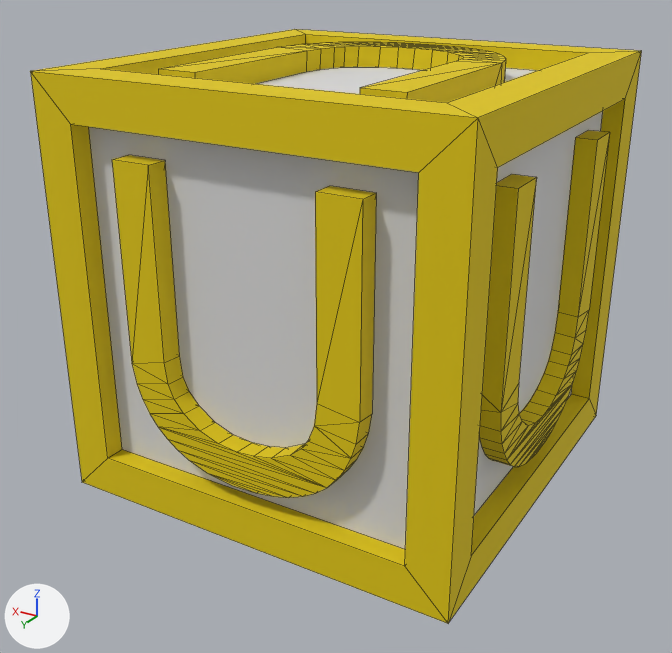
One commit to the FBX model Assets/Imports/Cubes/cube_U.fbx: the scene before it, then after it.
Camera for both pictures: a camera (50 mm lens) standing at (-2.13, 3.76, 1.55) and looking at (0.03, 0.15, -0.25). The lights are fixed; the arrows at lower left show +X, +Y and +Z. The first picture is the older version. Mesh edges are drawn as thin lines. Where no turn or scale is listed for an object, it has been applied to the vertices.

In view in the first picture: 'Cube', 'Text', 'Text.002', 'Text.004'.
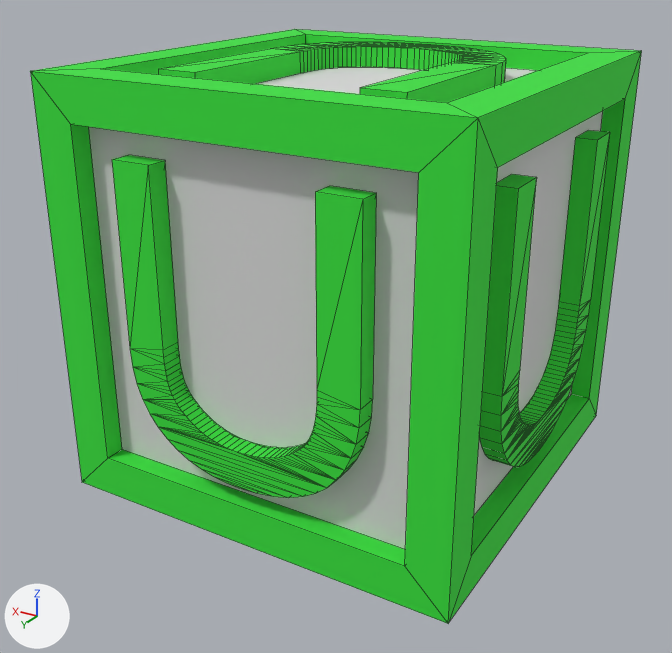
Changed parts and their boxes [x1, y1, x2, y2] in the pictures (672 x 653 px):
part 1 of me_text_003, reshaped: [480, 134, 610, 466] in both
part 2 of me_text_003, recoloured (yellow to green): [479, 130, 610, 467] in both
part 3 of me_text, reshaped: [165, 42, 506, 102] in both
part 4 of me_text, recoloured (yellow to green): [158, 42, 506, 99] in both
part 5 of me_text_005, reshaped: [112, 160, 376, 498] in both
part 6 of me_text_005, recoloured: [112, 155, 375, 498] in both
part 7 of me_cube, recoloured (yellow to green): [30, 29, 642, 623] in both

Patch to the scene script:
```diff
--- a/Assets/Imports/Cubes/cube_U.fbx.py
+++ b/Assets/Imports/Cubes/cube_U.fbx.py
@@ mat_rouge @@
+mat_rouge = principled_material('Rouge')
+mat_rouge.base_color = (0.0419, 0.802, 0.0505)  # green #3ae740
+mat_rouge.metallic = 0.2
+mat_rouge.roughness = 0.8
@@ me_text @@
-me_text.from_pydata(...)  # 79 vertices, 115 faces; spans x -0.586..0.588, y -0.704..0.678, z -0.1..0.0
+me_text.from_pydata(...)  # 156 vertices, 230 faces; spans x -0.586..0.588, y -0.704..0.678, z -0.1..0.0
+# me_text part 3
+# 12 vertices are removed from x -0.583..0.587, y -0.684..-0.197, z -0.1..0.0
+# 63 faces are deleted
+# 23 vertices move from x -0.389..0.391, y -0.704..-0.17, z -0.1..0.0 to x -0.39..0.392, y -0.704..-0.116, z -0.1..0.0
+# 44 vertices are added at x -0.39..0.588, y -0.701..-0.128, z -0.1
+# 45 new vertices lie (0.0, 0.0, 0.1) away from vertices in x -0.586..0.588, y -0.701..-0.147, z -0.1
+# 178 new faces join them
+# me_text part 4: 52 faces spanning x -0.586..0.588, y -0.704..0.678, z -0.1..0.0 switch from mat_jaune (yellow #e8ce00) to mat_rouge (green #3ae740)
@@ me_cube @@
 me_cube.from_pydata(...)  # 56 vertices, 54 faces; spans x -1.0..1.0, y -1.0..1.0, z -1.0..1.0
+# me_cube part 7: all 48 faces that had it switch from mat_jaune (yellow #e8ce00) to mat_rouge (green #3ae740)
 me_cube.materials.append(mat_blanc)
@@ me_text_005 @@
-me_text_005.from_pydata(...)  # 79 vertices, 115 faces; spans x -0.588..0.586, y -0.1..0.0, z -0.704..0.678
+me_text_005.from_pydata(...)  # 156 vertices, 230 faces; spans x -0.588..0.586, y -0.1..0.0, z -0.704..0.678
+# me_text_005 part 5
+# 12 vertices are removed from x -0.587..0.583, y -0.1..0.0, z -0.684..-0.197
+# 63 faces are deleted
+# 23 vertices move from x -0.391..0.389, y -0.1..0.0, z -0.704..-0.17 to x -0.392..0.39, y -0.1..0.0, z -0.704..-0.116
+# 44 vertices are added at x -0.588..0.39, y -0.1, z -0.701..-0.128
+# 45 new vertices lie (0.0, 0.1, 0.0) away from vertices in x -0.588..0.586, y -0.1, z -0.701..-0.147
+# 178 new faces join them
+# me_text_005 part 6: 52 faces spanning x -0.588..0.586, y -0.1..0.0, z -0.704..0.678 switch from mat_jaune (yellow #e8ce00) to mat_rouge (green #3ae740)
@@ me_text_003 @@
-me_text_003.from_pydata(...)  # 79 vertices, 115 faces; spans x 0.0..0.1, y -0.588..0.586, z -0.704..0.678
+me_text_003.from_pydata(...)  # 156 vertices, 230 faces; spans x 0.0..0.1, y -0.588..0.586, z -0.704..0.678
+# me_text_003 part 1
+# 12 vertices are removed from x 0.0..0.1, y -0.587..0.583, z -0.684..-0.197
+# 63 faces are deleted
+# 23 vertices move from x 0.0..0.1, y -0.391..0.389, z -0.704..-0.17 to x 0.0..0.1, y -0.392..0.39, z -0.704..-0.116
+# 45 vertices are added at x 0.0, y -0.588..0.586, z -0.701..-0.147
+# 44 new vertices lie (0.1, 0.0, 0.0) away from vertices in x 0.0, y -0.588..0.39, z -0.701..-0.147
+# 178 new faces join them
+# me_text_003 part 2: 52 faces spanning x 0.0..0.1, y -0.588..0.586, z -0.704..0.678 switch from mat_jaune (yellow #e8ce00) to mat_rouge (green #3ae740)
```
